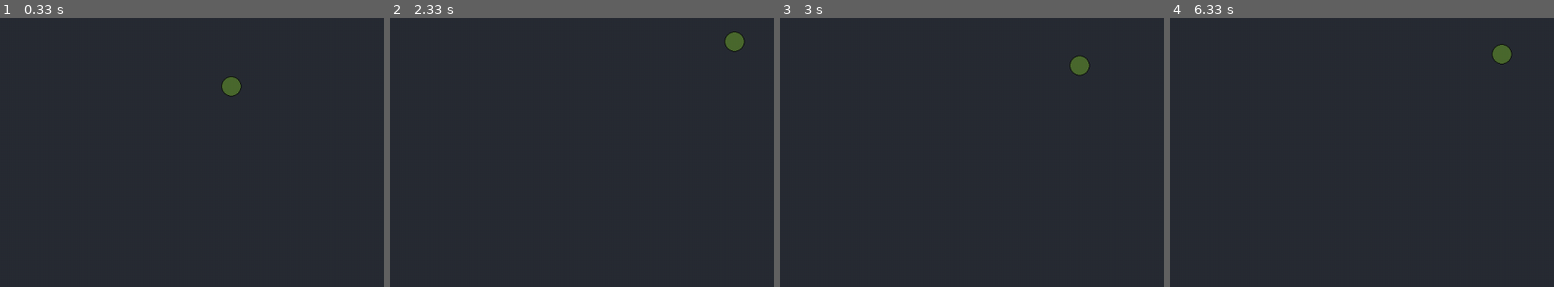
Above: before the commit, frames 1-4 (left to right).
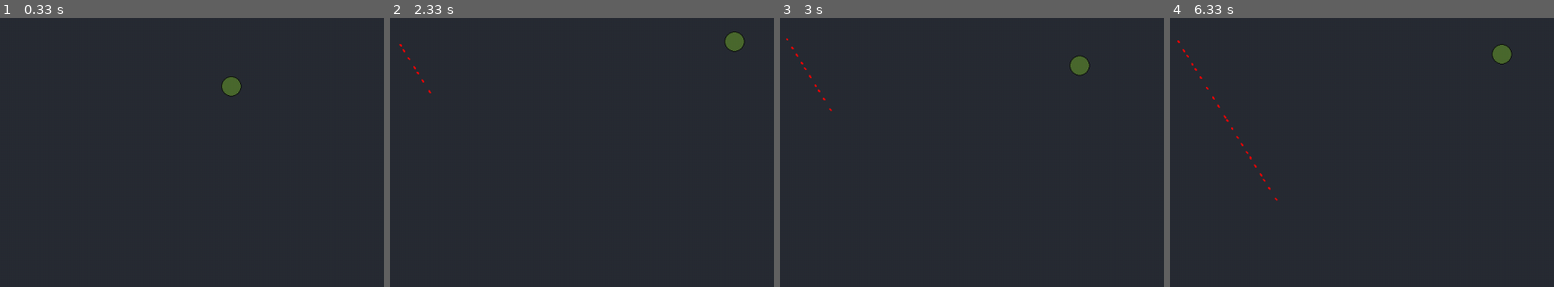
Above: after the commit, the same moments.

Repository: jcoopdog/pygame-game
Game: pygame game, started from main.py
Two runs of this game, one before a commit and one after it. Both use one fixed random seed, a clock stepped at 60 frames per second and the inputs below.
Inputs:
- Up to frame 1 (0.33 s): no input
- Up to frame 2 (2.33 s): tap F at 0.33, 0.73, 1.03, 1.23, 1.57, 1.87, 2.07 s; hold D 0.67-1.13 s; hold W 1.17-1.47 s; hold D 1.5-1.97 s; hold A from 2 s (still down)
- Up to frame 3 (3 s): tap F at 2.37, 2.63, 2.97 s; release A at 2.53 s; hold S 2.57-2.87 s; hold A from 2.9 s (still down)
- Up to frame 4 (6.33 s): tap F at 3.27, 3.4, 3.8, 4.1, 4.47, 4.87, 5.17, 5.37, 5.67, 5.87, 6.2 s; release A at 3.3 s; hold W 3.33-3.7 s; hold D 3.73-4.37 s; hold S 4.4-4.77 s; hold A 4.8-5.27 s; hold D 5.3-5.77 s; hold W 5.8-6.1 s; hold D from 6.13 s (still down)

Frame 1 is identical in both runs. In frame 2, less than 0.1% of the frame differs, in the area x 2-11%, y 9-28%; in frame 3, less than 0.1%; in frame 4, 0.2%, in the area x 1-29%, y 8-68%.

Commit message:
Bullets added, no collisions (yet)

Diff:
--- /dev/null
+++ b/bullet.py
@@ -0,0 +1,23 @@
+import pygame, math
+
+class Bullet:
+
+    def __init__(self, startx, starty, speed, angle, imgpath):
+        self.x = startx
+        self.y = starty
+        self.xvel = speed * math.cos(angle)
+        self.yvel = speed * math.sin(angle)
+        self.image = pygame.transform.rotate(pygame.image.load(imgpath), angle)
+
+    def render(self, screen):
+        screen.blit(self.image, (self.x, self.y))
+
+    def move(self, dt):
+        self.x += self.xvel * dt
+        self.y += self.yvel * dt
+
+    def check_wall(self, width, height):
+        if ((self.x >= width - self.image.get_width()) or (self.x <= 0) or (self.y >= height - self.image.get_height()) or (self.y <= 0)):
+            return True
+        else:
+            return False
--- a/main.py
+++ b/main.py
@@ -1,9 +1,11 @@
 import pygame, os
 from player import *
+from bullet import *
 
 # pygame setup
 pygame.init()
 screen = pygame.display.set_mode((1280, 720))
+#screen = pygame.display.set_mode((33,33))
 clock = pygame.time.Clock()
 running = True
 dt = 0
@@ -14,6 +16,8 @@
 
 player = Player(screen.get_width() / 2, screen.get_height() / 2, os.path.join(assetdir, "player.png"))
 playerspeed = 13
+
+bullets = []
 
 while running:
     # poll for events
@@ -26,6 +30,8 @@
     screen.fill("#282c34")
 
     player.render(screen)
+    for bullet in bullets:
+        bullet.render(screen)
 
     keys = pygame.key.get_pressed()
     if keys[pygame.K_w]:
@@ -36,10 +42,17 @@
         player.xvel -= playerspeed
     if keys[pygame.K_d]:
         player.xvel += playerspeed
+    if keys[pygame.K_f]:
+        bullets.append(Bullet( 300 , 300 , 50 , 45 , os.path.join(assetdir, "bullet.png")))
 
-    player.check_wall_colisions(screen.get_width(), screen.get_height())
+    for bullet in bullets:
+        bullet.move(dt)
+        if bullet.check_wall(screen.get_width(), screen.get_height()):
+            bullets.remove(bullet)
 
     player.move(dt, 0.95)
+
+    player.check_wall(screen.get_width(), screen.get_height())
 
     # flip() the display to put your work on screen
     pygame.display.update()
--- a/player.py
+++ b/player.py
@@ -18,7 +18,7 @@
         self.x += self.xvel * dt
         self.y += self.yvel * dt
 
-    def check_wall_colisions(self, width, height):
+    def check_wall(self, width, height):
         if (self.x >= width - self.image.get_width()):
             self.x = width - self.image.get_width()
             self.xvel *= -1
Binary file added: assets/bullet.png
